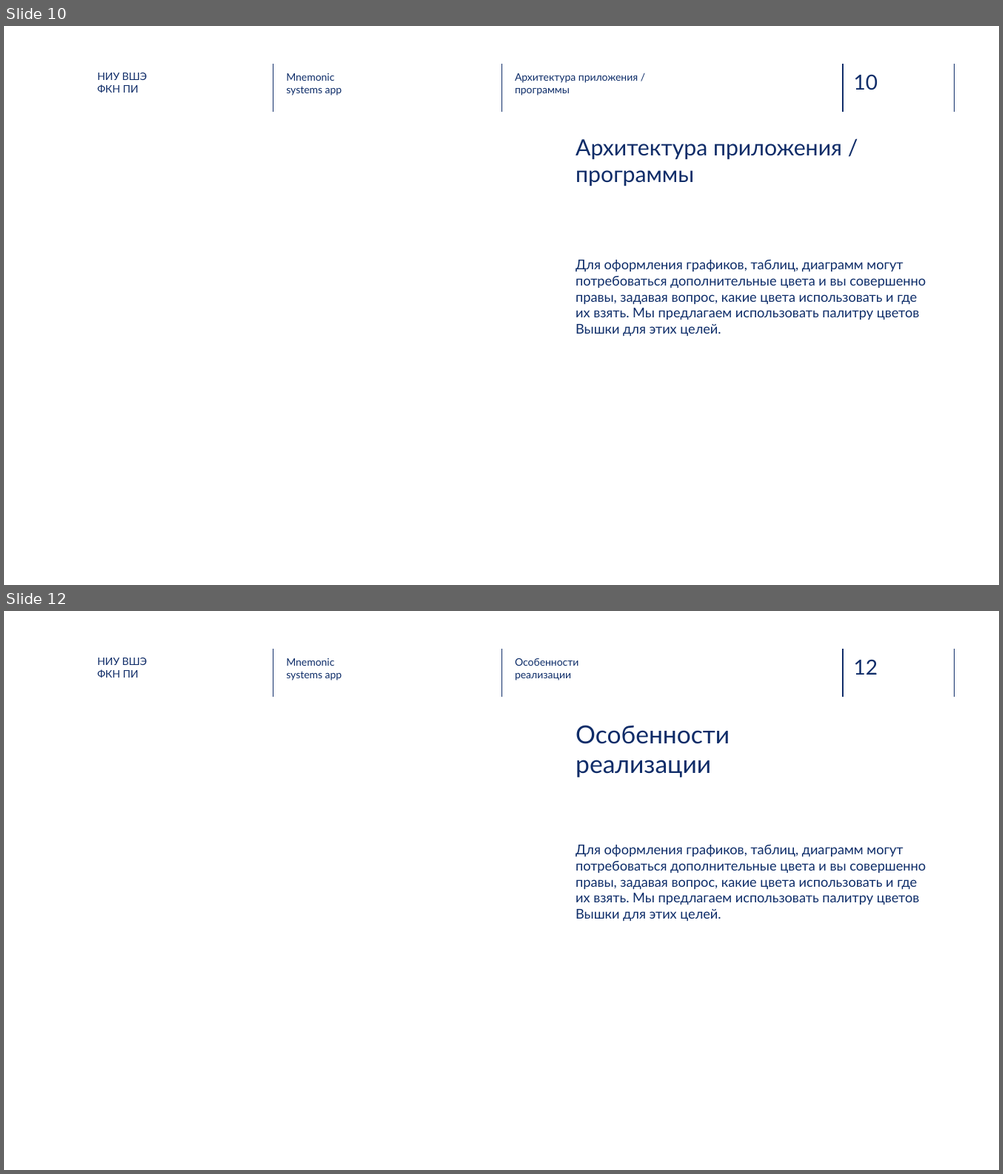
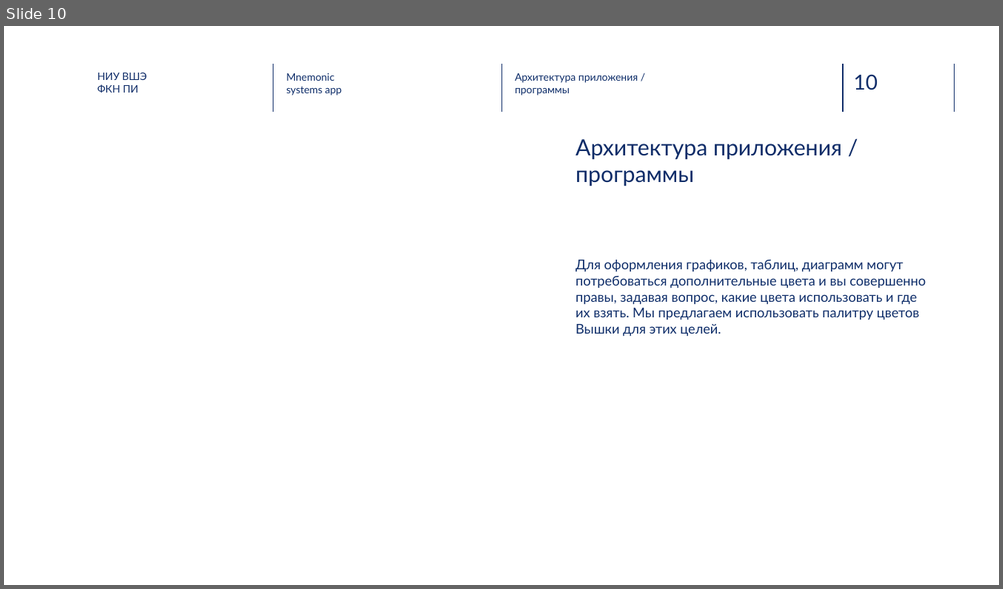
Before and after one commit to NikPeg/mnemonic_systems_app, a slide deck: Итоговые документы/presentation.pptx. Shown one above the other, each under a label of ours: slides 10 and 12 before the commit, slide 10 after it; the slides between them are not shown. The pictures are 1003x1174 and 1003x589 pixels, drawn with LibreOffice and Linux fonts; fonts in the diff are those of the drawing; background and template pictures are left out. Boxes give left, top, right and bottom in pixels: in the first picture for what was removed or moved away, otherwise in the second. Text is boxed around its words. In the diff, an @@ line names an element or a change of style, - is before the commit and + after.

```diff
--- a/Итоговые документы/presentation.pptx
+++ b/Итоговые документы/presentation.pptx
@@ slide 12 removed at box(4, 611, 999, 1170), background picture (left out); not listed: 5 template elements that a slide beside it also shows @@
@@ text removed at box(97, 658, 147, 678) @@
-НИУ ВШЭ
-ФКН ПИ
@@ text removed at box(286, 658, 342, 681) @@
-Mnemonic
-systems app
@@ text removed at box(515, 658, 578, 681) @@
-Особенности
-реализации
@@ title removed at box(575, 725, 729, 777) @@
-Особенности
-реализации
@@ text removed at box(575, 845, 925, 921) @@
-Для оформления графиков, таблиц, диаграмм могут потребоваться дополнительные цвета и вы совершенно правы, задавая вопрос, какие цвета использовать и где их взять. Мы предлагаем использовать палитру цветов Вышки для этих целей.
```
Also in this commit, not shown: 6 slides changed, 1 slide added.
